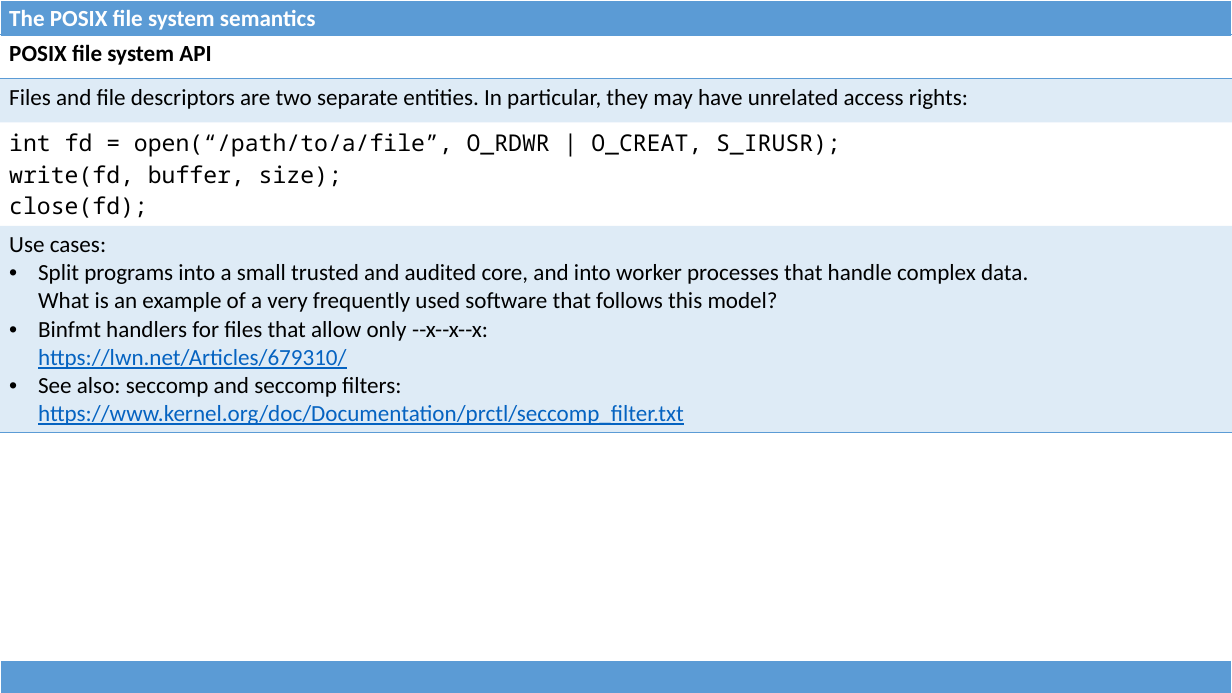
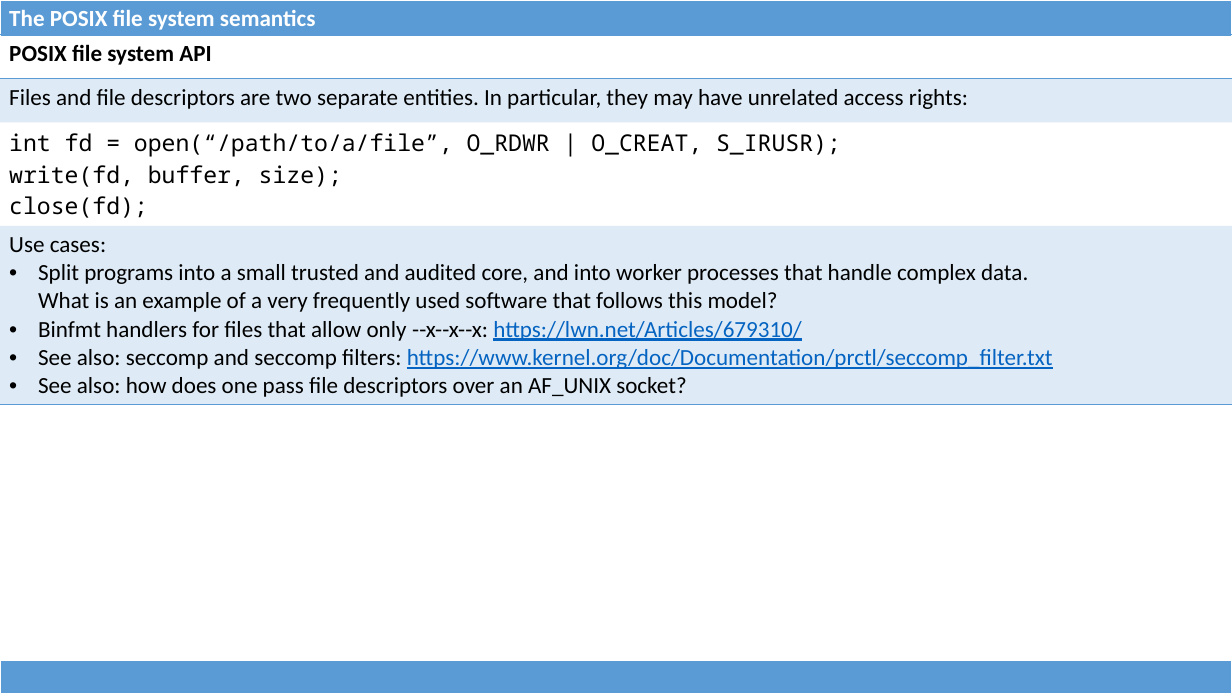
Before and after one commit to dominiquelefevre/filesystems-101-jb, a slide deck: slide 16 of talks/src/class01.pptx. Drawn at 1232x693 pixels with LibreOffice and Linux fonts; fonts in the diff are those of the drawing. Boxes give left, top, right and bottom in pixels: in the first picture for what was removed or moved away, otherwise in the second. Text is boxed around its words. In the diff, an @@ line names an element or a change of style, - is before the commit and + after.

Commit message:
class01: misc improvements.
1. Passing FDs over an AF_UNIX socket.
2. Race scenarios involving O_DIRECT.

```diff
--- a/talks/src/class01.pptx
+++ b/talks/src/class01.pptx
@@ table at bbox=[0, 34, 1232, 401] @@
-row 4, column 1: Use cases: / Split programs into a small trusted and audited core, and into worker processes that handle complex data. What is an example of a very frequently used software that follows this model? / Binfmt handlers for files that allow only --x--x--x: https://lwn.net/Articles/679310/ / See also: seccomp and seccomp filters: https://www.kernel.org/doc/Documentation/prctl/seccomp_filter.txt
+row 4, column 1: Use cases: / Split programs into a small trusted and audited core, and into worker processes that handle complex data. What is an example of a very frequently used software that follows this model? / Binfmt handlers for files that allow only --x--x--x: https://lwn.net/Articles/679310/ / See also: seccomp and seccomp filters: https://www.kernel.org/doc/Documentation/prctl/seccomp_filter.txt / See also: how does one pass file descriptors over an AF_UNIX socket?
```
Also in this commit, not shown: 4 other slides changed, 6 slides added, 1 other file.
